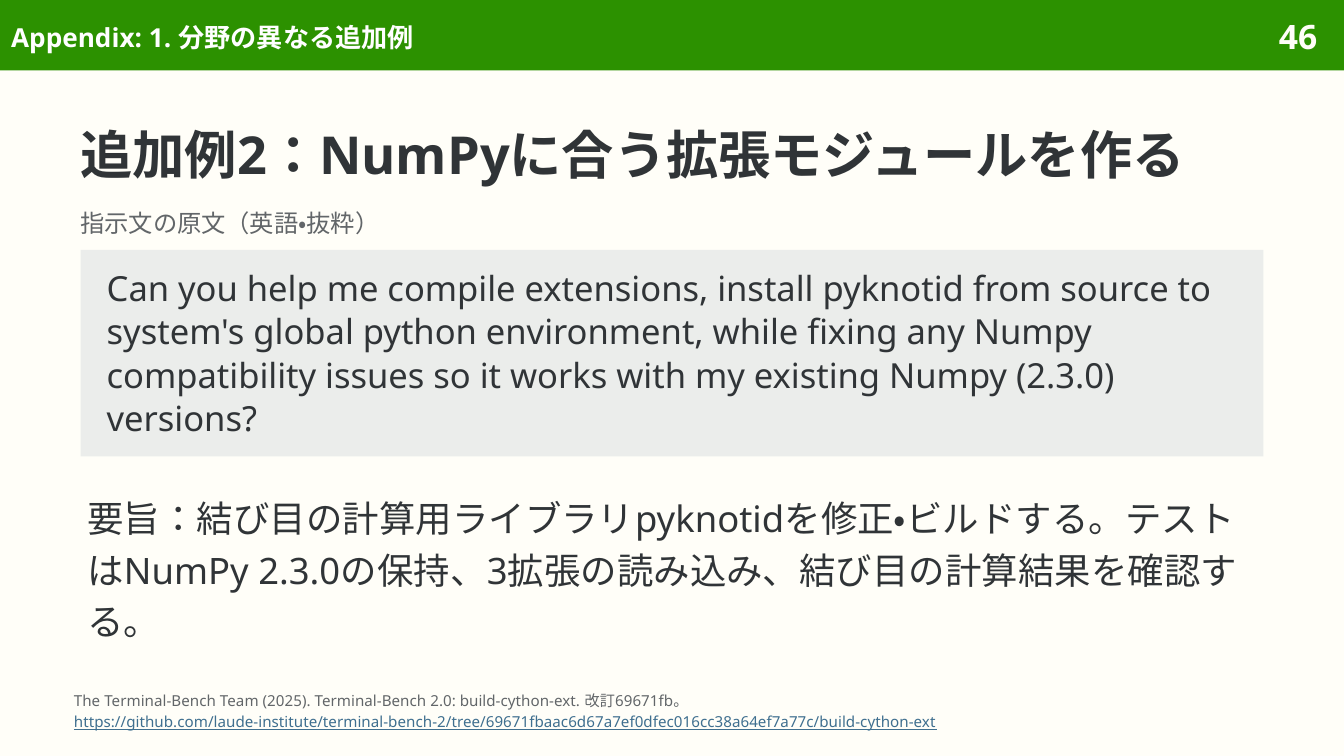
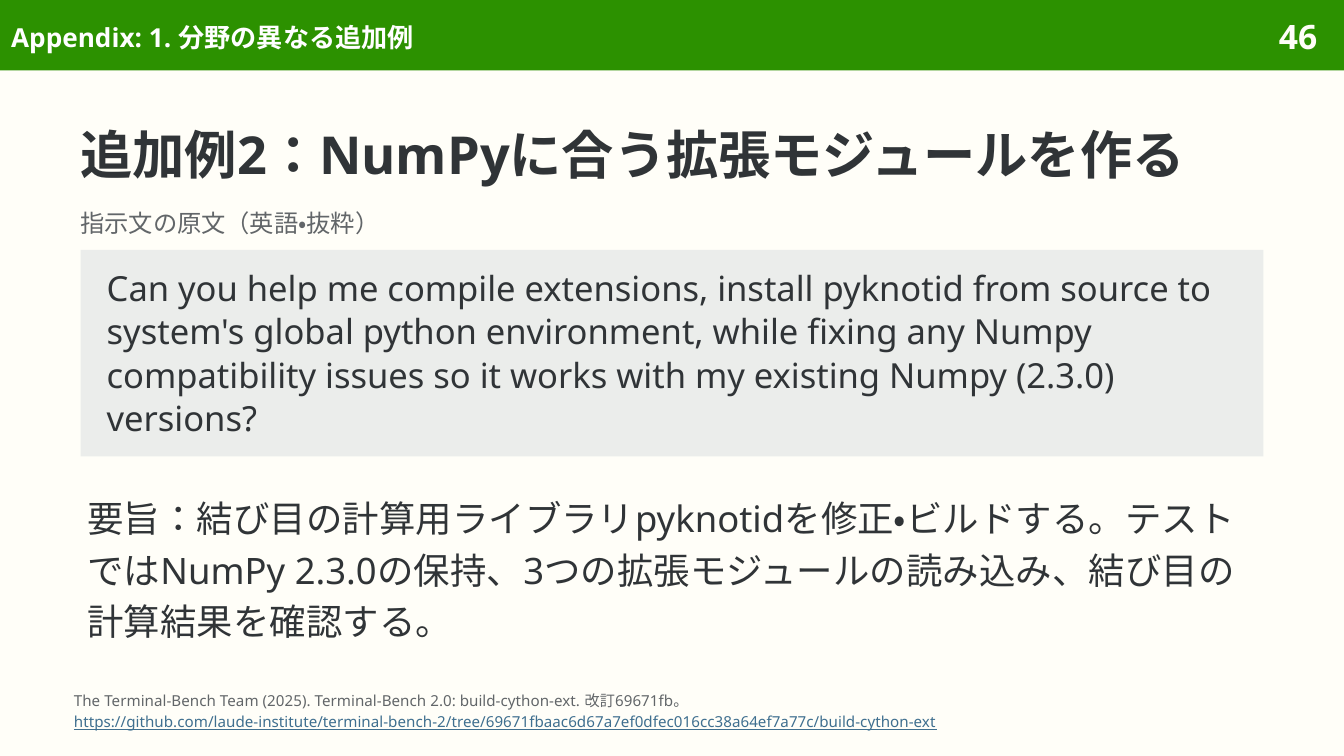
Before and after one commit to sasakiy84/datasets-in-10-minutes, a slide deck: slide 46 of slides/datasets-in-10-minutes-terminal-bench.pptx. Drawn at 1344x756 pixels with LibreOffice and Linux fonts; fonts in the diff are those of the drawing. Boxes give left, top, right and bottom in pixels: in the first picture for what was removed or moved away, otherwise in the second. Text is boxed around its words. In the diff, an @@ line names an element or a change of style, - is before the commit and + after.

```diff
--- a/slides/datasets-in-10-minutes-terminal-bench.pptx
+++ b/slides/datasets-in-10-minutes-terminal-bench.pptx
@@ text at [87,501,1235,638]: text changed @@
-要旨：結び目の計算用ライブラリpyknotidを修正・ビルドする。テストはNumPy 2.3.0の保持、3拡張の読み込み、結び目の計算結果を確認する。
+要旨：結び目の計算用ライブラリpyknotidを修正・ビルドする。テストではNumPy 2.3.0の保持、3つの拡張モジュールの読み込み、結び目の計算結果を確認する。
```
Also in this commit, not shown: 10 other slides changed, 7 other files.
